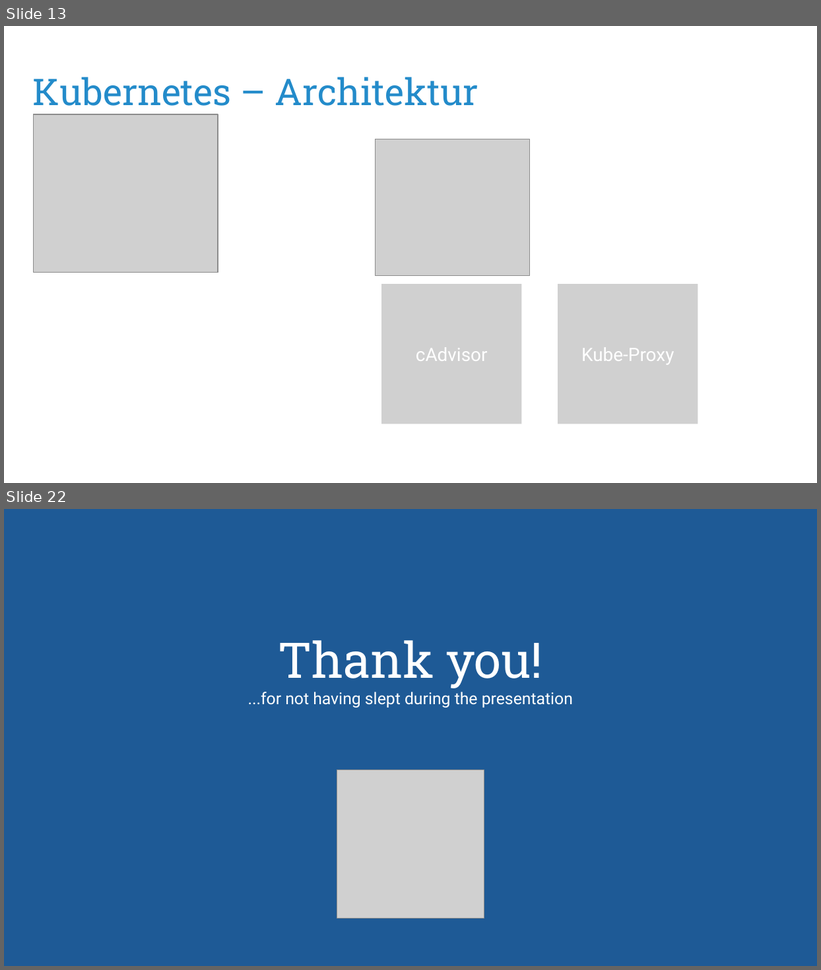
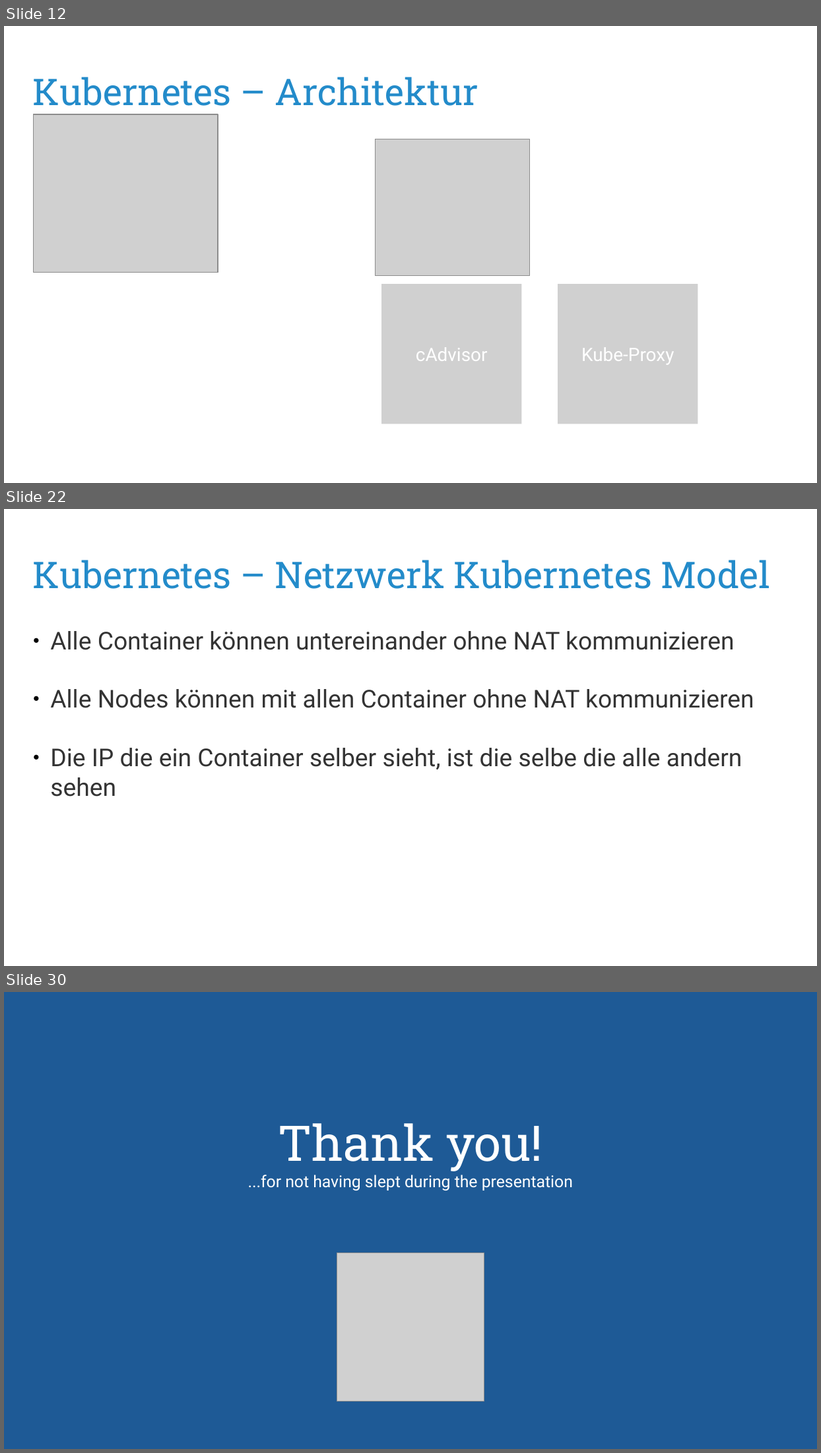
Before and after one commit to puzzle/kubernetes-techlab, a slide deck: presentation/kubernetes-workshop.odp. Shown one above the other, each under a label of ours: slides 13 and 22 before the commit, slides 12, 22 and 30 after it; the slides between them are not shown. The pictures are 821x970 and 821x1453 pixels, drawn with LibreOffice and Linux fonts; fonts in the diff are those of the drawing; grey boxes stand for pictures; background and template pictures are left out. Boxes give left, top, right and bottom in pixels: in the first picture for what was removed or moved away, otherwise in the second. Text is boxed around its words. In the diff, an @@ line names an element or a change of style, - is before the commit and + after.

```diff
--- a/presentation/kubernetes-workshop.odp
+++ b/presentation/kubernetes-workshop.odp
@@ slide 22 added at [4, 509, 817, 966], background #FFFFFF @@
@@ title added at [33, 560, 770, 589], 36 pt, text #238BCA @@
+Kubernetes – Netzwerk Kubernetes Model
@@ text added at [50, 631, 754, 797], 24 pt, text #333333 @@
+● Alle Container können untereinander ohne NAT kommunizieren
+● Alle Nodes können mit allen Container ohne NAT kommunizieren
+● Die IP die ein Container selber sieht, ist die selbe die alle andern sehen
@@ what was slide 13 is now slide 12 @@
@@ what was slide 22 is now slide 30 @@
```
Also in this commit, not shown: 4 slides changed, 16 other slides added, 9 slides removed, 1 other file.
